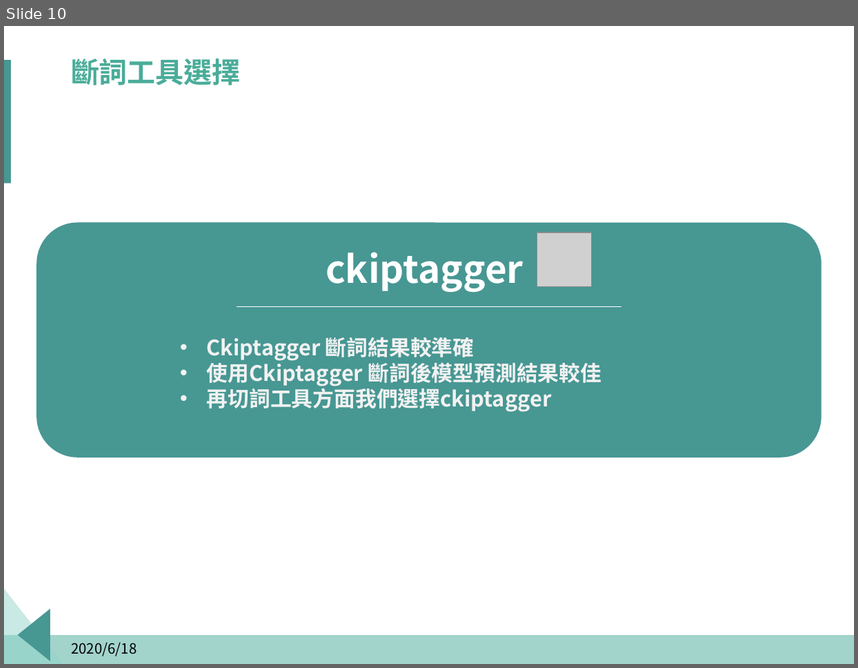
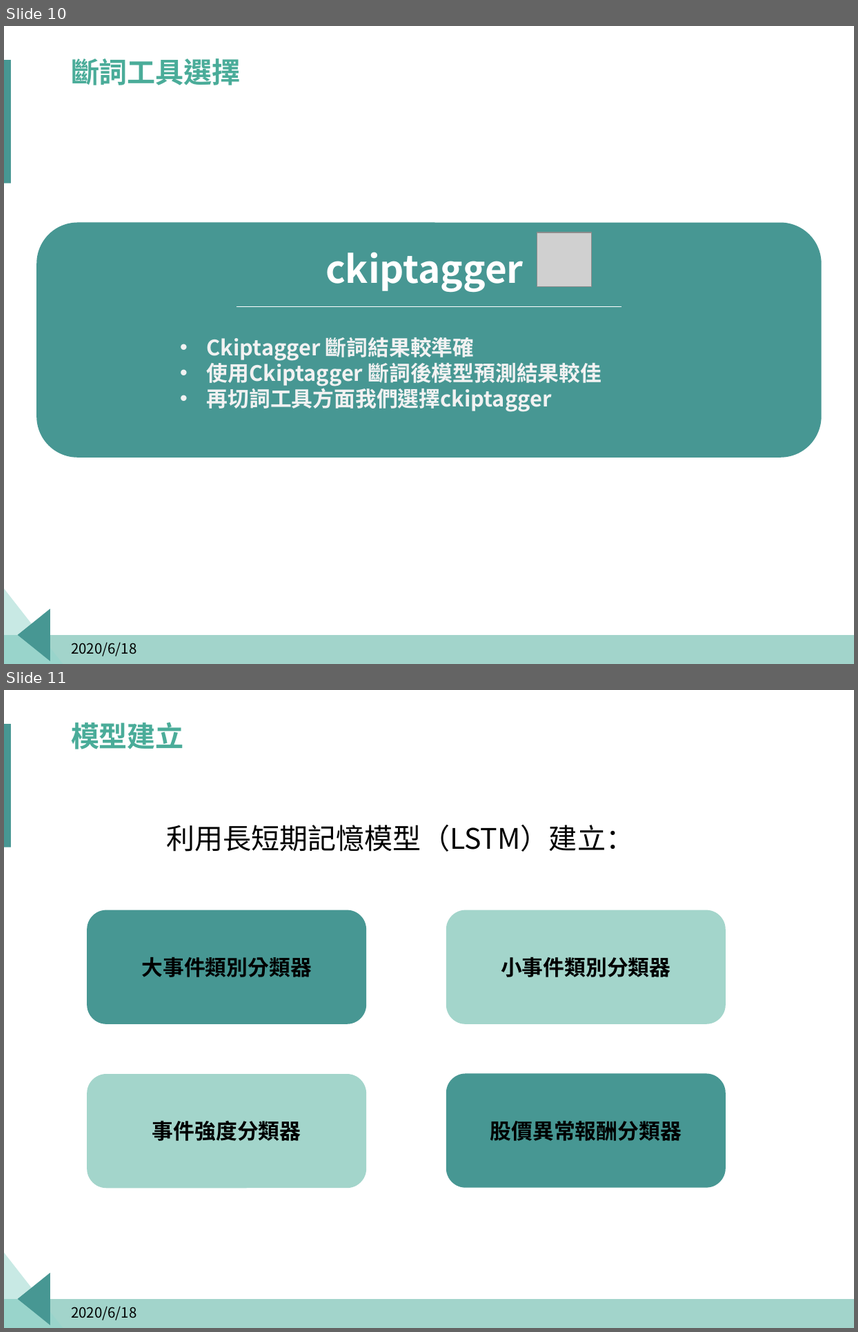
Before and after one commit to p314008dsa/Text-mining, a slide deck: Fintech.pptx. Shown one above the other, each under a label of ours: slide 10 before the commit, slides 10 and 11 after it. The pictures are 858x668 and 858x1332 pixels, drawn with LibreOffice and Linux fonts; fonts in the diff are those of the drawing; grey boxes stand for pictures; background and template pictures are left out. Boxes give left, top, right and bottom in pixels: in the first picture for what was removed or moved away, otherwise in the second. Text is boxed around its words. In the diff, an @@ line names an element or a change of style, - is before the commit and + after.

```diff
--- a/Fintech.pptx
+++ b/Fintech.pptx
@@ slide 11 added at <box>4,690,854,1328</box>, background #FFFFFF; not listed: 4 template elements that a slide beside it also shows @@
@@ title added at <box>71,722,184,749</box>, 24 pt, text #4AAC99, bold @@
+模型建立
@@ text added at <box>166,825,634,851</box>, 24 pt, text #000000 @@
+利用長短期記憶模型（LSTM）建立：
@@ rounded rectangle added at <box>87,910,366,1023</box>, fill #479793, outline #479793 1 pt, 18 pt, text #000000, bold @@
+大事件類別分類器
@@ rounded rectangle added at <box>447,910,725,1023</box>, fill #A3D5CB, outline #A3D5CB 1 pt, 18 pt, text #000000, bold @@
+小事件類別分類器
@@ rounded rectangle added at <box>87,1074,366,1187</box>, fill #A3D5CB, outline #A3D5CB 1 pt, 18 pt, text #000000, bold @@
+事件強度分類器
@@ rounded rectangle added at <box>447,1074,725,1187</box>, fill #479793, outline #479793 1 pt, 18 pt, text #000000, bold @@
+股價異常報酬分類器
@@ text added at <box>71,1305,137,1320</box>, 12 pt, text #000000 @@
+2020/6/18
```
Also in this commit, not shown: 3 other slides added.
